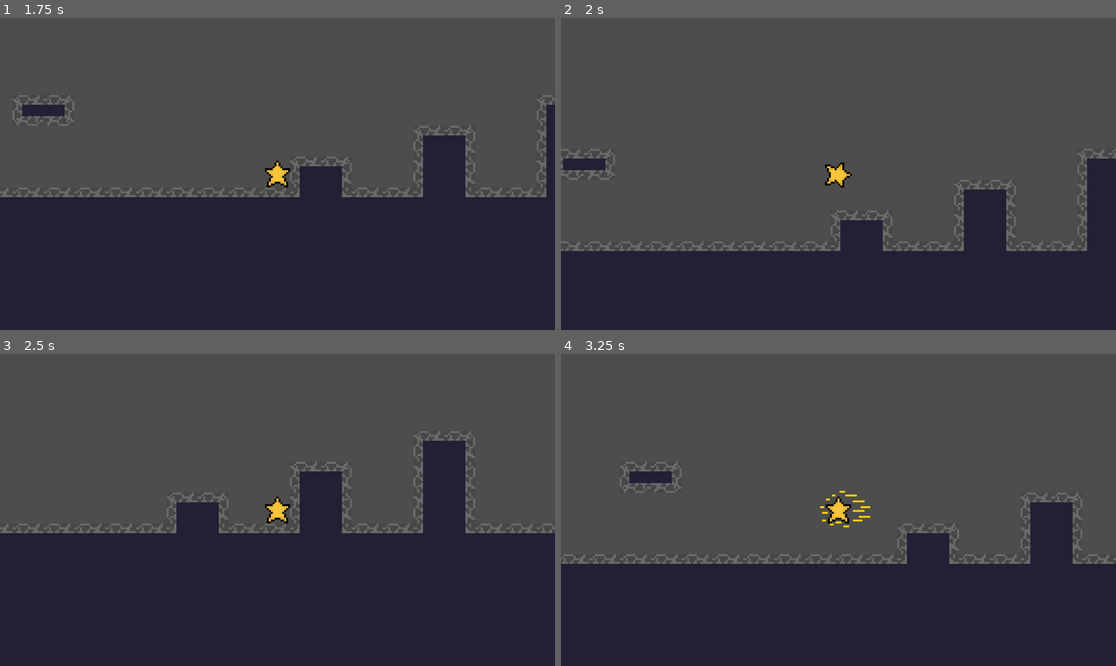
Above: before the commit, frames 1-4 (two rows, left to right).
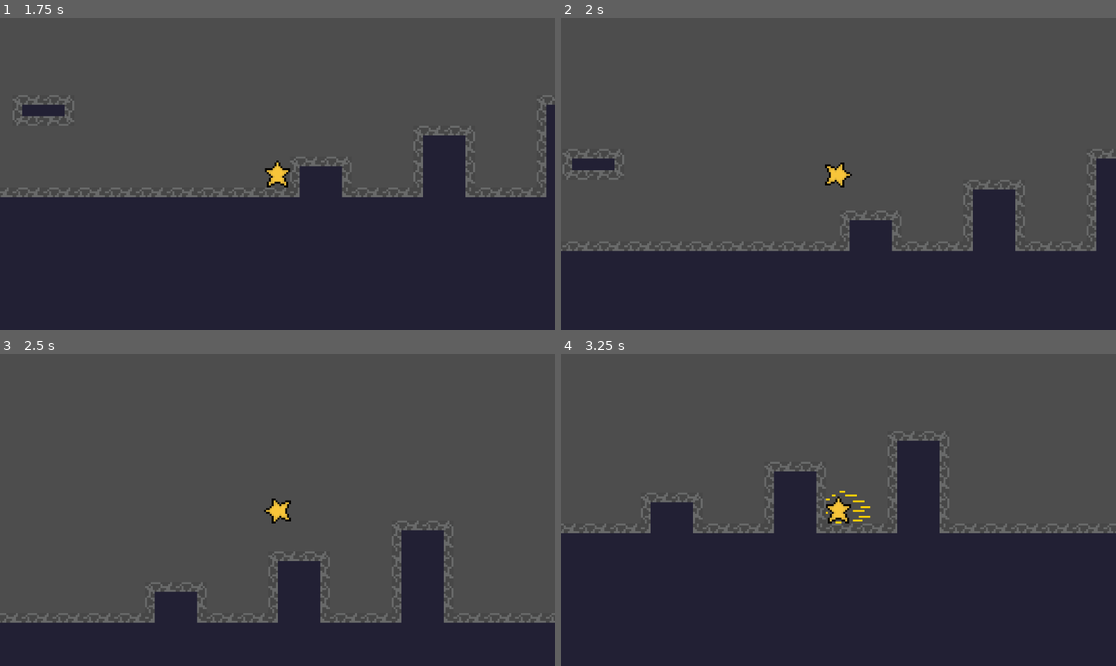
Above: after the commit, the same moments.

Repository: zackpoutziouris/2d_platformer_star
Game: Godot game, scene res://scenes/MainMenu.tscn
Two runs of this game, one before a commit and one after it. Both use one fixed random seed, a clock stepped at 60 frames per second and the inputs below.
Inputs:
- Up to frame 1 (1.75 s): click "Play" at 0.5 s; hold D (move_right) from 1.28 s (still down); hold Shift (sprint) from 1.28 s (still down); tap E (dash) at 1.35 s; tap Space (jump) at 1.52 s
- Up to frame 2 (2 s): keep holding D (move_right); keep holding Shift (sprint); tap Space (jump) at 1.82 s
- Up to frame 3 (2.5 s): keep holding D (move_right); release Shift (sprint) at 2.03 s; tap Shift (sprint) at 2.1 s; tap Space (jump) at 2.27, 2.3 s
- Up to frame 4 (3.25 s): tap Space (jump) at 2.57 s; release D (move_right) at 2.78 s; hold A (move_left) from 2.78 s (still down); hold Space (jump) from 2.78 s (still down); tap E (dash) at 3.05 s

Frame 1 is identical in both runs. In frame 2, 3.6% of the frame differs, in the area x 0-100%, y 42-75%; in frame 3, 31%, in the area x 0-100%, y 24-87%; in frame 4, 16%.

Commit message:
Fixed jump with sprint and dash mechanic
Added more inertia and momentum feel when jumping while sprinting or dashing after a jump

Diff:
--- a/star/scripts/player.gd
+++ b/star/scripts/player.gd
@@ -7,12 +7,22 @@
 @export var jump_velocity: float = -280.0
 @export var gravity_multiplier: float = 0.80
 @export var jump_cut_ratio: float = 0.5
+@export var fall_gravity_multiplier: float = 1.1
+@export var max_fall_speed: float = 420.0
+
+@export_category("Air Control")
+@export var air_acceleration: float = 1000.0
+@export var air_turn_acceleration: float = 2400.0
+@export var air_drag: float = 125.0
+var air_speed_cap: float = 0.0
 
 @export_category("Dash")
 @export var dash_speed: float = 300.0
 @export var dash_duration: float = 0.3
 @export var max_air_dashes: int = 1
 @export var dash_ignores_gravity: bool = true
+@export var dash_air_drag: float = 500.0
+var dash_carry: bool = false
 
 @export_category("Crouch")
 @export var crouch_speed_multiplier: float = 0.5
@@ -20,7 +30,7 @@
 var is_crouching: bool = false
 
 @export_category("Sprint")
-@export var sprint_speed_multiplier: float = 1.6
+@export var sprint_speed_multiplier: float = 1.4
 @export var sprint_animation_speed: float = 1.5
 var is_sprinting: bool = false
 
@@ -60,40 +70,67 @@
 	_update_animation()
 
 func _process_movement(delta: float, direction: float) -> void:
-	# Apply gravity while airborne.
-	if not is_on_floor():
+	var on_floor := is_on_floor()
+
+	# Gravity: stronger when falling, with a terminal velocity.
+	if not on_floor:
 		var g := gravity * gravity_multiplier
 		if velocity.y > 0.0:
-			g *= 1.1
-		velocity.y += g * delta
-
+			g *= fall_gravity_multiplier
+		velocity.y = minf(velocity.y + g * delta, max_fall_speed)
+
+	if on_floor:
+		_move_on_ground(delta, direction)
+	else:
+		_move_in_air(delta, direction)
+
+	# Jump only when grounded.
+	if Input.is_action_just_pressed("jump") and on_floor:
+		velocity.y = jump_velocity
+
+	# Variable height: if jump is released while rising, cap the upward speed.
+	if velocity.y < 0.0 and not Input.is_action_pressed("jump"):
+		velocity.y = maxf(velocity.y, jump_velocity * jump_cut_ratio)
+
+func _move_on_ground(delta: float, direction: float) -> void:
 	var current_speed := move_speed
 	if is_crouching:
 		current_speed *= crouch_speed_multiplier
 	elif is_sprinting:
 		current_speed *= sprint_speed_multiplier
 
-	# Horizontal movement.
 	if direction != 0.0:
-		velocity.x = move_toward(
-			velocity.x,
-			direction * current_speed,
-			acceleration * delta
-		)
-	else:
-		velocity.x = move_toward(
-			velocity.x,
-			0.0,
-			deceleration * delta
-		)
-
-	# Jump only when grounded.
-	if Input.is_action_just_pressed("jump") and is_on_floor():
-		velocity.y = jump_velocity
-
-	# Variable height: if jump is released while rising, cap the upward speed.
-	if velocity.y < 0.0 and not Input.is_action_pressed("jump"):
-		velocity.y = maxf(velocity.y, jump_velocity * jump_cut_ratio)
+		velocity.x = move_toward(velocity.x, direction * current_speed, acceleration * delta)
+	else:
+		velocity.x = move_toward(velocity.x, 0.0, deceleration * delta)
+
+	# Remember ground speed so a jump or ledge walk-off can carry it.
+	air_speed_cap = maxf(absf(velocity.x), move_speed)
+	dash_carry = false
+
+func _move_in_air(delta: float, direction: float) -> void:
+	# Hitting a wall kills the carried momentum.
+	if is_on_wall():
+		air_speed_cap = move_speed
+		dash_carry = false
+
+	# No input: drag slows you, harder after a dash.
+	if direction == 0.0:
+		var drag := dash_air_drag if dash_carry else air_drag
+		velocity.x = move_toward(velocity.x, 0.0, drag * delta)
+		# Momentum lost to drag can't be regained by pressing the key again.
+		air_speed_cap = minf(air_speed_cap, maxf(absf(velocity.x), move_speed))
+		return
+
+	# Pressing against your movement drops momentum and turns sharply.
+	var reversing := velocity.x != 0.0 and signf(direction) != signf(velocity.x)
+	var accel := air_acceleration
+	if reversing:
+		air_speed_cap = move_speed
+		dash_carry = false
+		accel = air_turn_acceleration
+
+	velocity.x = move_toward(velocity.x, direction * air_speed_cap, accel * delta)
 
 func _can_stand() -> bool:
 	return not test_move(global_transform, Vector2(0.0, -stand_clearance))
@@ -146,6 +183,10 @@
 	dash_time_left -= delta
 	if dash_time_left <= 0.0:
 		is_dashing = false
+		# Carry the dash speed into the air.
+		if not is_on_floor():
+			air_speed_cap = maxf(air_speed_cap, absf(velocity.x))
+			dash_carry = true
 
 func _is_moving_horizontally() -> bool:
 	return absf(get_real_velocity().x) > 30.0
